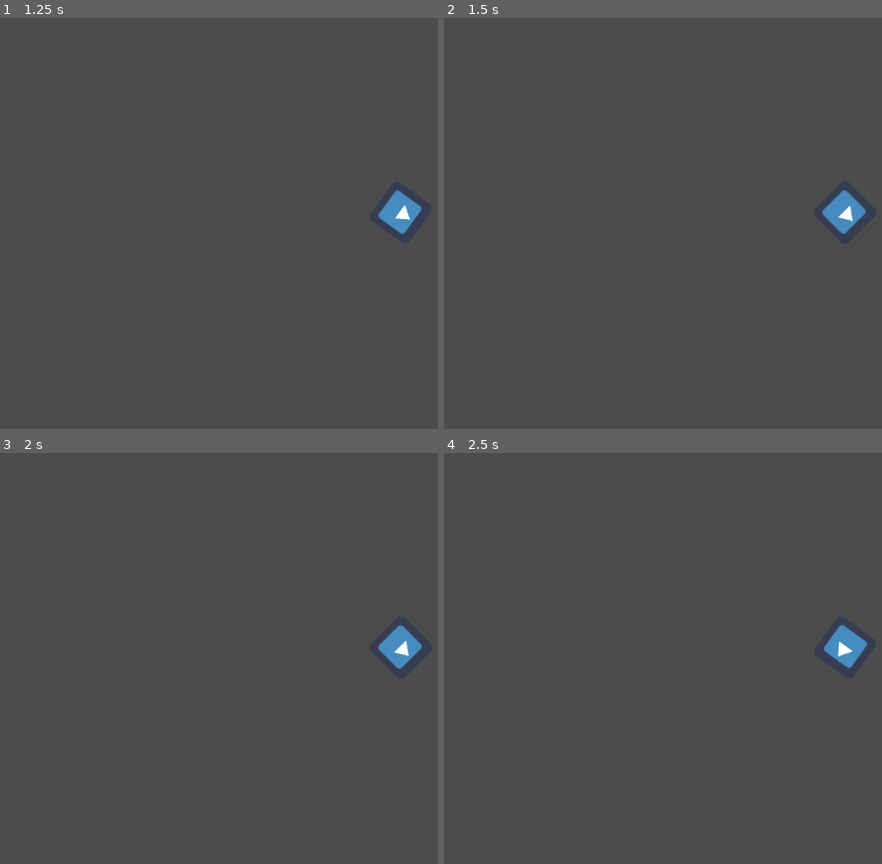
Above: before the commit, frames 1-4 (two rows, left to right).
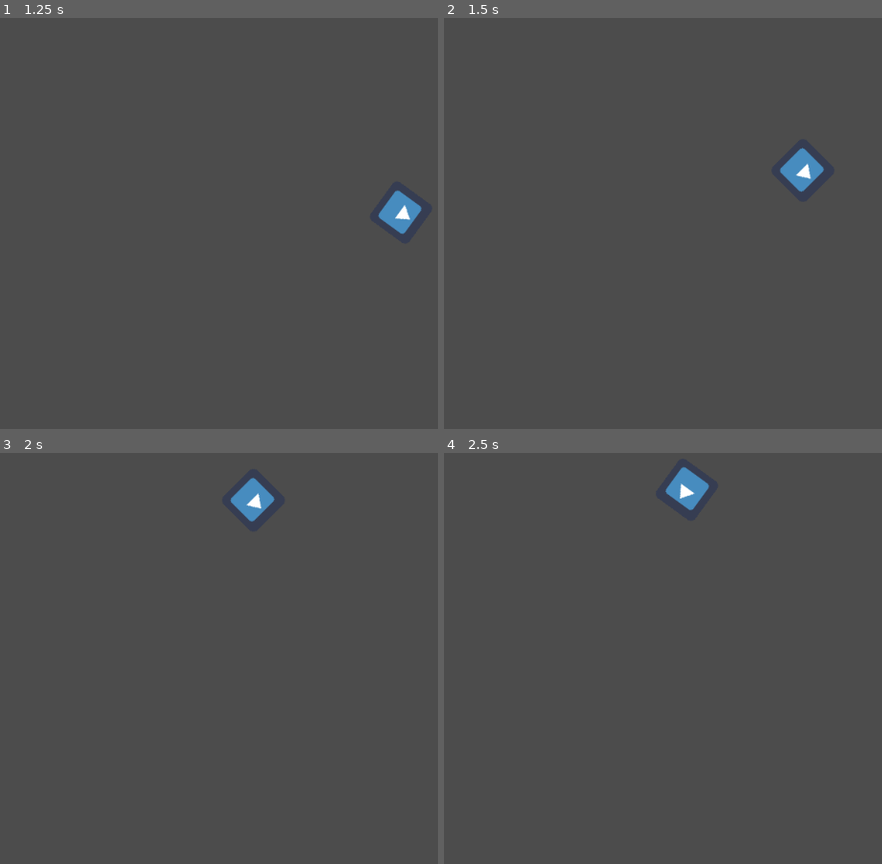
Above: after the commit, the same moments.

Repository: evan-walter/learn-godot
Game: Godot game, scene res://Sprite.tscn
The game is run twice, just before and just after one commit, with the same random seed, the same clock (stepped at 60 frames per second) and the same inputs. The engine's default icon, where the game draws it, is replaced by a stand-in: a white triangle on a blue panel in a dark square.
Inputs:
- Up to frame 1 (1.25 s): tap Enter at 0.5 s; hold Right (ui_right) from 0.53 s (still down)
- Up to frame 2 (1.5 s): release Right (ui_right) at 1.28 s; hold Down (ui_down) from 1.28 s (still down)
- Up to frame 3 (2 s): keep holding Down (ui_down)
- Up to frame 4 (2.5 s): release Down (ui_down) at 2.03 s; hold Right (ui_right) from 2.03 s (still down)

Frame 1 is identical in both runs. In frame 2, 1.2% of the frame differs, in the area x 76-97%, y 31-53%; in frame 3, 1.2%; in frame 4, 1.2%, in the area x 50-97%, y 3-53%.

Commit message:
feat: move up and down according to user input

Diff:
--- a/your-first-script/Sprite.gd
+++ b/your-first-script/Sprite.gd
@@ -13,5 +13,9 @@
 
 	rotation += angular_speed * direction * delta
 
-#	var velocity = Vector2.UP.rotated(rotation) * speed
-#	position += velocity * delta
+	var velocity = Vector2.ZERO
+	if Input.is_action_pressed("ui_up"):
+		velocity = Vector2.UP.rotated(rotation) * speed
+	if Input.is_action_pressed("ui_down"):
+		velocity = Vector2.DOWN.rotated(rotation) * speed
+	position += velocity * delta
